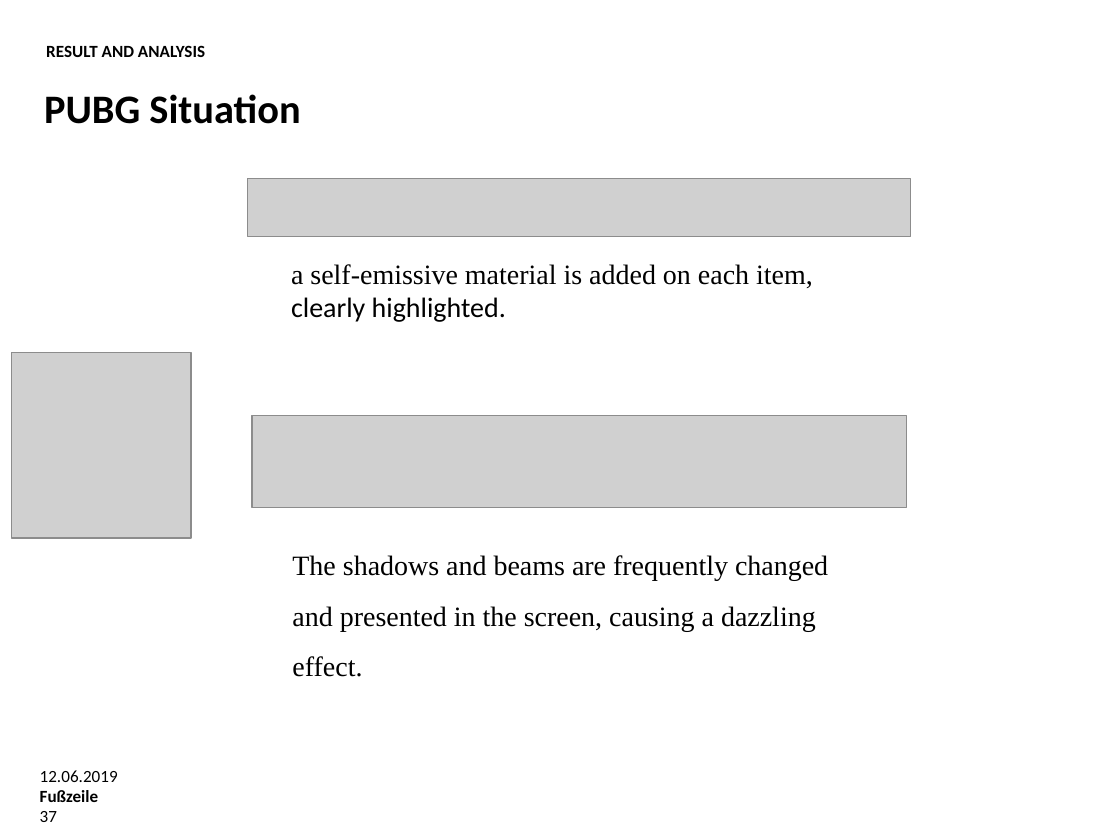
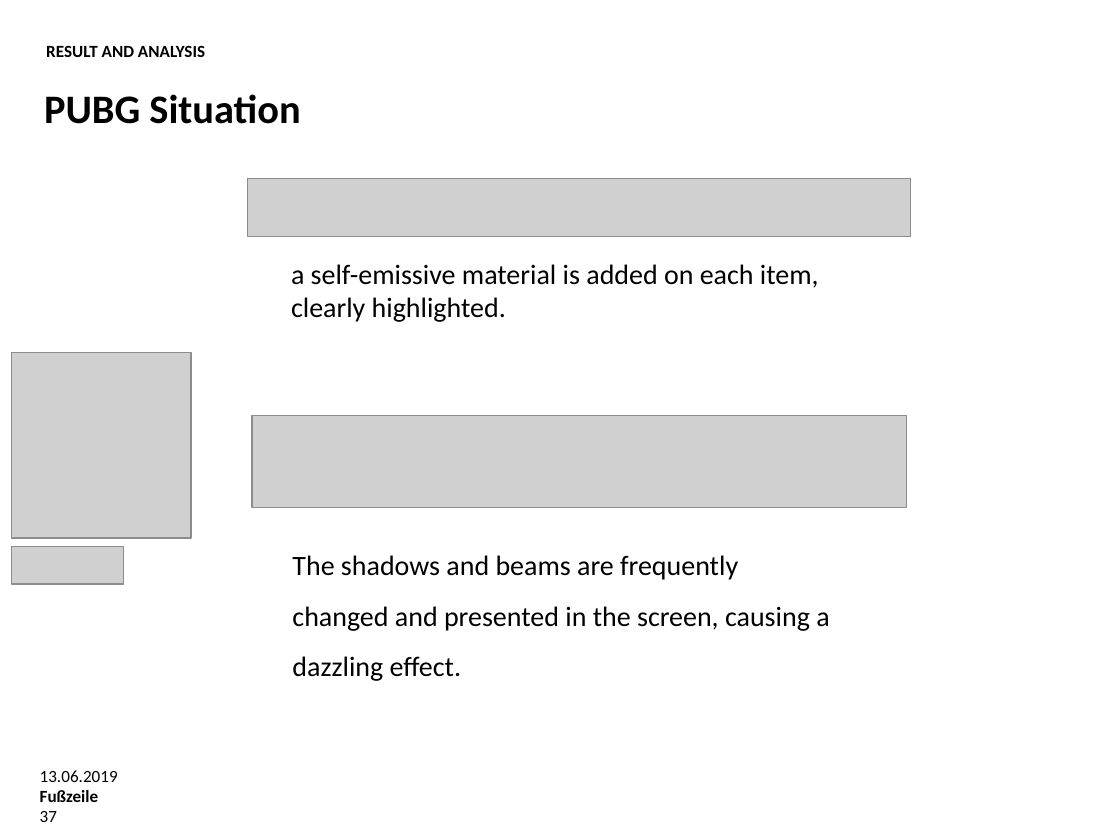
Before and after one commit to Rickylht/Bachelor-Thesis, a slide deck: slide 37 of Oral Examination.pptx. Drawn at 1120x840 pixels with LibreOffice and Linux fonts; fonts in the diff are those of the drawing; grey boxes stand for pictures; background and template pictures are left out. Boxes give left, top, right and bottom in pixels: in the first picture for what was removed or moved away, otherwise in the second. Text is boxed around its words. In the diff, an @@ line names an element or a change of style, - is before the commit and + after.

```diff
--- a/Oral Examination.pptx
+++ b/Oral Examination.pptx
@@ text "a self-emissive material is added ..." at (291,264,819,322): font Times New Roman to Calibri in "a self-emissive material is added on each ..." @@
@@ text "The shadows and beams are ..." at (292,555,829,681): font Times New Roman to Calibri @@
@@ picture added at (12,547,124,584) @@
@@ text at (40,770,118,782): text changed @@
-12.06.2019
+13.06.2019
```
Also in this commit, not shown: 16 other slides changed, 1 other file.
